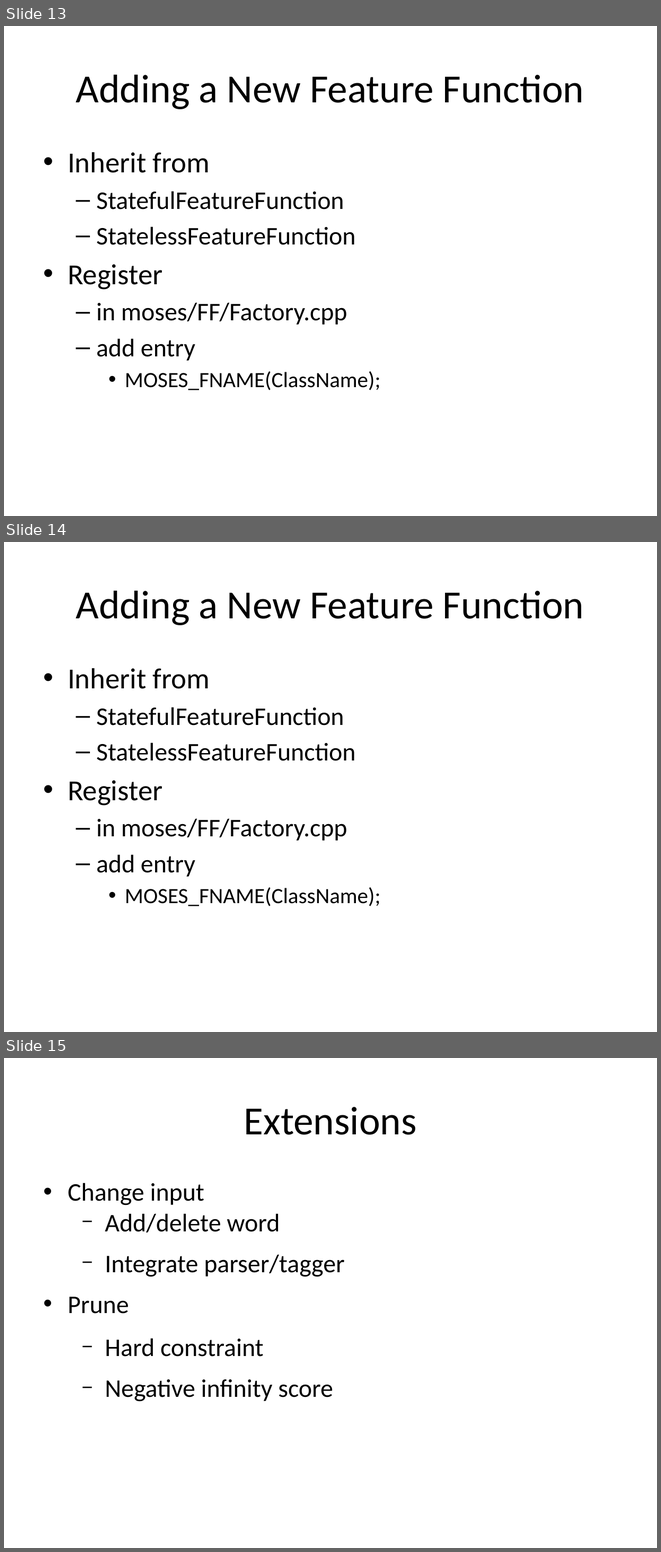
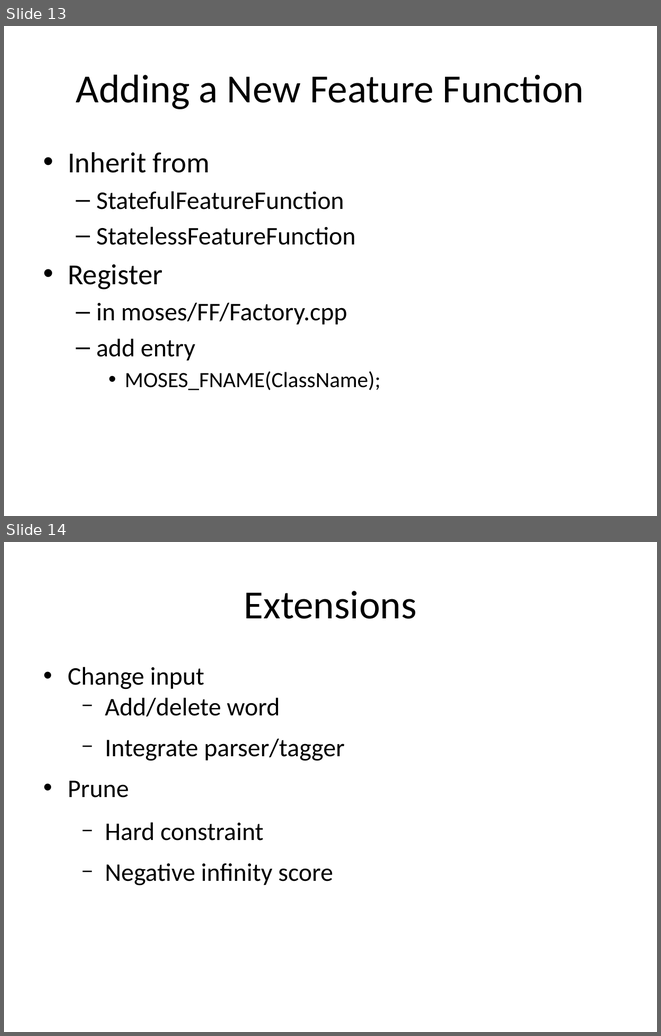
Before and after one commit to hieuhoang/papers, a slide deck: icon.2014/FeatureFunction.odp. Shown one above the other, each under a label of ours: slides 13, 14 and 15 before the commit, slides 13 and 14 after it. The pictures are 661x1552 and 661x1036 pixels, drawn with LibreOffice and Linux fonts; fonts in the diff are those of the drawing; background and template pictures are left out. Boxes give left, top, right and bottom in pixels: in the first picture for what was removed or moved away, otherwise in the second. Text is boxed around its words. In the diff, an @@ line names an element or a change of style, - is before the commit and + after.

Commit message:
FeatureFunction: fixed two or three typos

```diff
--- a/icon.2014/FeatureFunction.odp
+++ b/icon.2014/FeatureFunction.odp
@@ slide 14 removed at (x1=4, y1=542, x2=657, y2=1032), background #FFFFFF @@
@@ title removed at (x1=76, y1=590, x2=584, y2=625) @@
-Adding a New Feature Function
@@ text removed at (x1=68, y1=668, x2=381, y2=906) @@
-• Inherit from
-  – StatefulFeatureFunction
-  – StatelessFeatureFunction
-• Register
-  – in moses/FF/Factory.cpp
-  – add entry
-    • MOSES_FNAME(ClassName);
@@ what was slide 15 is now slide 14 @@
```
Also in this commit, not shown: 5 slides changed, 3 other files.
